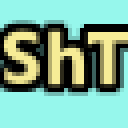
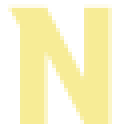
Two versions of the same layered image (128x128). Layer-by-layer changes:
painted on "Text #3" over <box>0,4,128,124</box>
removed layer "frame" from group "favicon-32" over <box>0,20,128,96</box>
removed layer "background" from group "favicon-32" over <box>0,0,128,128</box>
